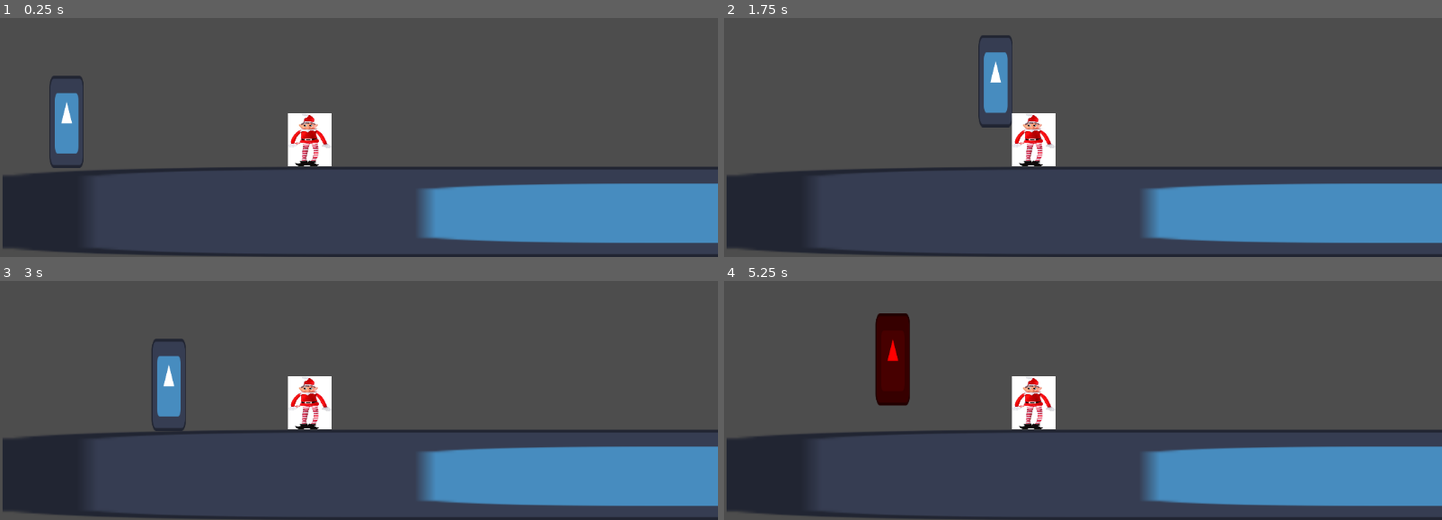
Above: before the commit, frames 1-4 (two rows, left to right).
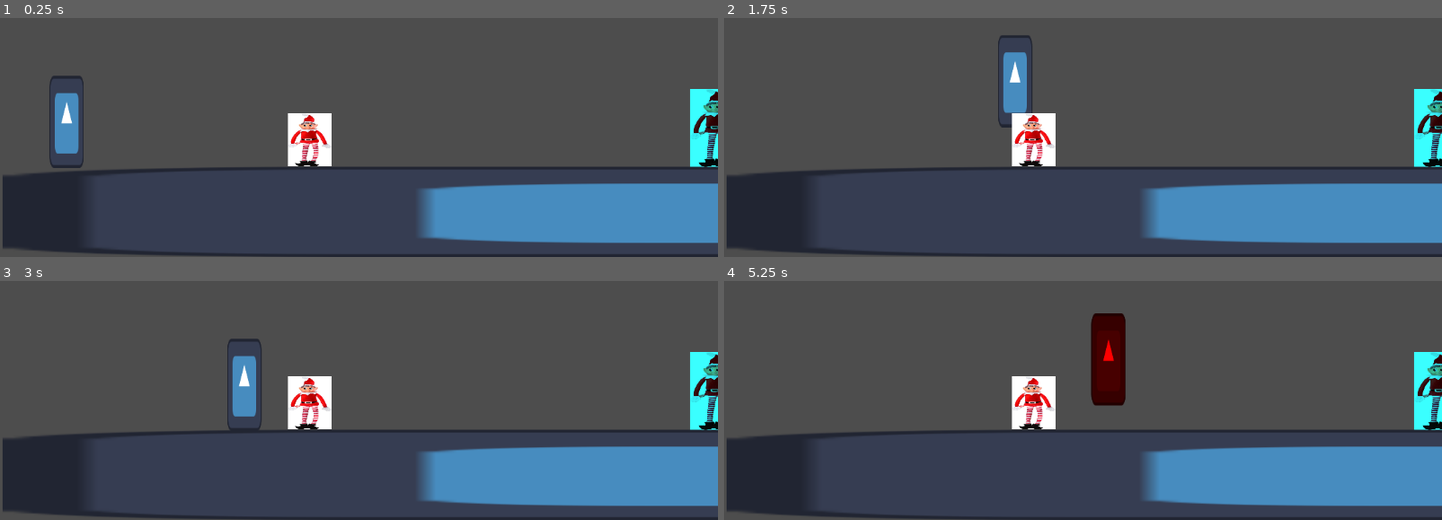
Above: after the commit, the same moments.

Repository: agreene5/GeorgiaDev-Winter-Jam-2024
Game: Godot game, scene res://main.tscn
Two runs of this game, one before a commit and one after it. Both use one fixed random seed, a clock stepped at 60 frames per second and the inputs below. The engine's default icon, where the game draws it, is replaced by a stand-in: a white triangle on a blue panel in a dark square.
Inputs (mouse positions are in pixels of both pictures, inside the frame that each line leads up to):
- Up to frame 1 (0.25 s): no input
- Up to frame 2 (1.75 s): tap Enter (ui_accept) at 0.5, 0.77, 1.52 s; move the mouse to (1240, 34) at 0.52 s; hold Right (ui_right) from 0.53 s (still down); right-click (1240, 34) at 0.6 s; move the mouse to (939, 75) at 1.27 s; right-click (939, 75) at 1.35 s
- Up to frame 3 (3 s): move the mouse to (outside the picture) at 2.02 s; release Right (ui_right) at 2.03 s; hold Left (ui_left) 2.03-2.78 s; right-click (outside the picture) at 2.1 s; move the mouse to (323, 398) at 2.77 s; hold Right (ui_right) from 2.78 s (still down); right-click (323, 398) at 2.85 s
- Up to frame 4 (5.25 s): tap Enter (ui_accept) at 3.02, 3.77, 4.52 s; move the mouse to (1298, 378) at 3.52 s; right-click (1298, 378) at 3.6 s; move the mouse to (outside the picture) at 4.27 s; release Right (ui_right) at 4.28 s; hold Left (ui_left) 4.28-5.03 s; right-click (outside the picture) at 4.35 s; move the mouse to (1118, 319) at 5.02 s; hold Right (ui_right) from 5.03 s (still down); right-click (1118, 319) at 5.1 s

The runs differ from the first frame. In frame 1, 1.3% of the frame differs, in the area x 96-100%, y 29-63%; in frame 2, 2.9%; in frame 3, 3.4%; in frame 4, 5.0%, in the area x 21-100%, y 13-63%.

Commit message:
2nd Elf Detection

Diff:
--- a/Global_Variables.gd
+++ b/Global_Variables.gd
@@ -1,4 +1,13 @@
 extends Node
 
-var current_form = 0 # Value dependent on whether you're in grinch or santa form
+signal current_form_changed(new_form)
+var _current_form = 0 # Value dependent on whether you're in grinch or santa form
 					 # 0 = Grinch | 1 = Santa
+
+var current_form: int:
+	get:
+		return _current_form
+	set(value):
+		if _current_form != value:
+			_current_form = value
+			current_form_changed.emit(value)
--- a/elf_1.tscn
+++ b/elf_1/elf_1.tscn
@@ -1,7 +1,7 @@
 [gd_scene load_steps=5 format=3 uid="uid://djbi442whm3nh"]
 
 [ext_resource type="Texture2D" uid="uid://bl3xev6wjiern" path="res://Temp_Assets/elf.jpg" id="1_cawr2"]
-[ext_resource type="Script" path="res://area_2d.gd" id="2_0b0g6"]
+[ext_resource type="Script" path="res://elf_1/elf_1_detection.gd" id="2_0b0g6"]
 
 [sub_resource type="RectangleShape2D" id="RectangleShape2D_454bl"]
 size = Vector2(69, 84)
@@ -10,6 +10,8 @@
 size = Vector2(231, 213)
 
 [node name="Elf1" type="CharacterBody2D"]
+collision_layer = 2
+collision_mask = 2
 
 [node name="Sprite2D" type="Sprite2D" parent="."]
 scale = Vector2(0.2, 0.085)
--- /dev/null
+++ b/elf_2/elf_2.tscn
@@ -0,0 +1,31 @@
+[gd_scene load_steps=5 format=3 uid="uid://c51w0b83assly"]
+
+[ext_resource type="Texture2D" uid="uid://bl3xev6wjiern" path="res://Temp_Assets/elf.jpg" id="1_u8bbp"]
+[ext_resource type="Script" path="res://elf_2/elf_2_detector.gd" id="2_ue40n"]
+
+[sub_resource type="RectangleShape2D" id="RectangleShape2D_l8f3e"]
+size = Vector2(86, 128)
+
+[sub_resource type="RectangleShape2D" id="RectangleShape2D_lv3au"]
+size = Vector2(355, 286)
+
+[node name="Elf2" type="CharacterBody2D"]
+
+[node name="Sprite2D" type="Sprite2D" parent="."]
+modulate = Color(0.227451, 1, 1, 1)
+scale = Vector2(0.245, 0.125)
+texture = ExtResource("1_u8bbp")
+
+[node name="CollisionShape2D" type="CollisionShape2D" parent="."]
+position = Vector2(1, 0)
+shape = SubResource("RectangleShape2D_l8f3e")
+
+[node name="Area2D" type="Area2D" parent="."]
+script = ExtResource("2_ue40n")
+
+[node name="CollisionShape2D" type="CollisionShape2D" parent="Area2D"]
+position = Vector2(-167.5, -80)
+shape = SubResource("RectangleShape2D_lv3au")
+
+[connection signal="area_entered" from="Area2D" to="Area2D" method="_on_area_entered"]
+[connection signal="area_exited" from="Area2D" to="Area2D" method="_on_area_exited"]
--- /dev/null
+++ b/elf_2/elf_2_detector.gd
@@ -0,0 +1,38 @@
+extends Area2D
+
+var grinch_visible = false
+var santa_timer = 5.0
+var is_santa = false
+
+func _ready() -> void:
+	# Connect to the current_form_changed signal
+	Global_Variables.current_form_changed.connect(_on_current_form_changed)
+
+func _process(delta: float) -> void:
+	if grinch_visible:
+		if Global_Variables.current_form == 0:
+				print("Grinch Detected!")
+		else:
+			if is_santa:
+				print("It's Santa!")
+				is_santa = true
+
+			santa_timer -= delta
+			if santa_timer <= 0:
+				print("That's not santa!")
+				is_santa = false
+
+func _on_area_entered(area: Area2D) -> void:
+	if area.name == "Grinch_Area":
+		grinch_visible = true
+
+func _on_area_exited(area: Area2D) -> void:
+	if area.name == "Grinch_Area":
+		grinch_visible = false
+		is_santa = false
+		santa_timer = 5.0
+
+func _on_current_form_changed(new_form: int) -> void:
+	is_santa = false
+	santa_timer = 5.0
+	print("Form changed to: ", new_form)
--- a/main.tscn
+++ b/main.tscn
@@ -1,9 +1,10 @@
-[gd_scene load_steps=8 format=3 uid="uid://c755at0enx5qr"]
+[gd_scene load_steps=9 format=3 uid="uid://c755at0enx5qr"]
 
 [ext_resource type="Texture2D" uid="uid://4004y76my86" path="res://icon.svg" id="1_x05ti"]
-[ext_resource type="Script" path="res://character_body_2d.gd" id="2_2jjj0"]
-[ext_resource type="PackedScene" uid="uid://djbi442whm3nh" path="res://elf_1.tscn" id="2_mhef3"]
-[ext_resource type="Script" path="res://shape_shifting.gd" id="3_6fk38"]
+[ext_resource type="Script" path="res://Grinch/character_body_2d.gd" id="2_2jjj0"]
+[ext_resource type="PackedScene" uid="uid://djbi442whm3nh" path="res://elf_1/elf_1.tscn" id="2_mhef3"]
+[ext_resource type="Script" path="res://Grinch/shape_shifting.gd" id="3_6fk38"]
+[ext_resource type="PackedScene" uid="uid://c51w0b83assly" path="res://elf_2/elf_2.tscn" id="5_nrwbt"]
 
 [sub_resource type="RectangleShape2D" id="RectangleShape2D_k2t3w"]
 size = Vector2(4348, 143)
@@ -53,3 +54,6 @@
 
 [node name="Elf1" parent="." instance=ExtResource("2_mhef3")]
 position = Vector2(497, 460)
+
+[node name="Elf2" parent="." instance=ExtResource("5_nrwbt")]
+position = Vector2(1150, 441)
Renamed: character_body_2d.gd -> Grinch/character_body_2d.gd
Renamed: shape_shifting.gd -> Grinch/shape_shifting.gd
Renamed: area_2d.gd -> elf_1/elf_1_detection.gd
